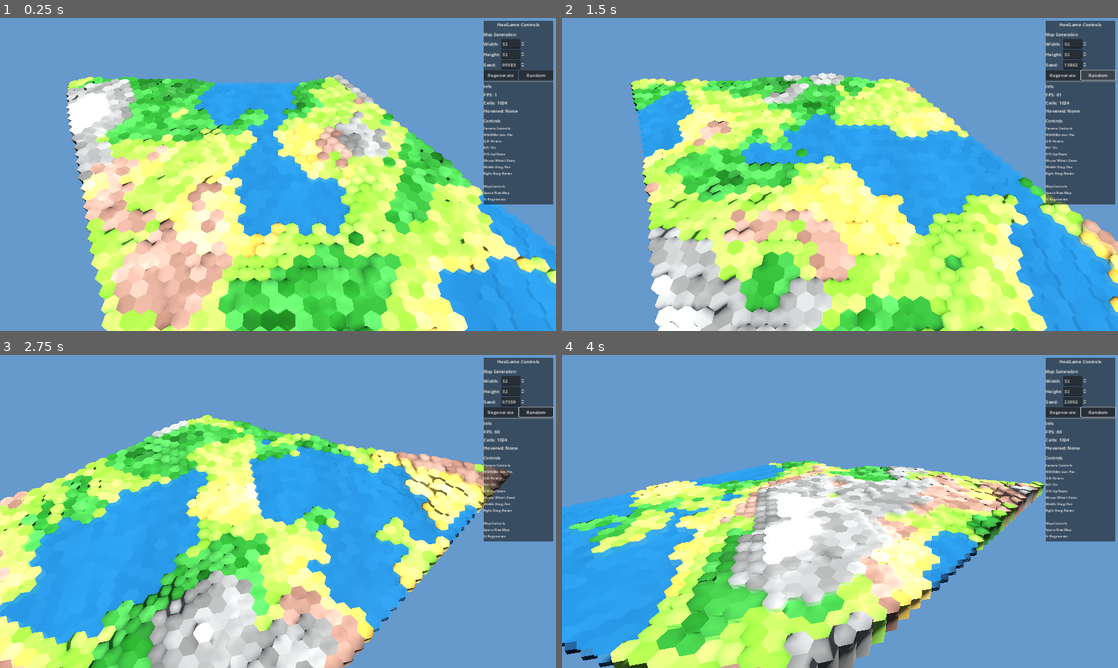
Above: before the commit, frames 1-4 (two rows, left to right).
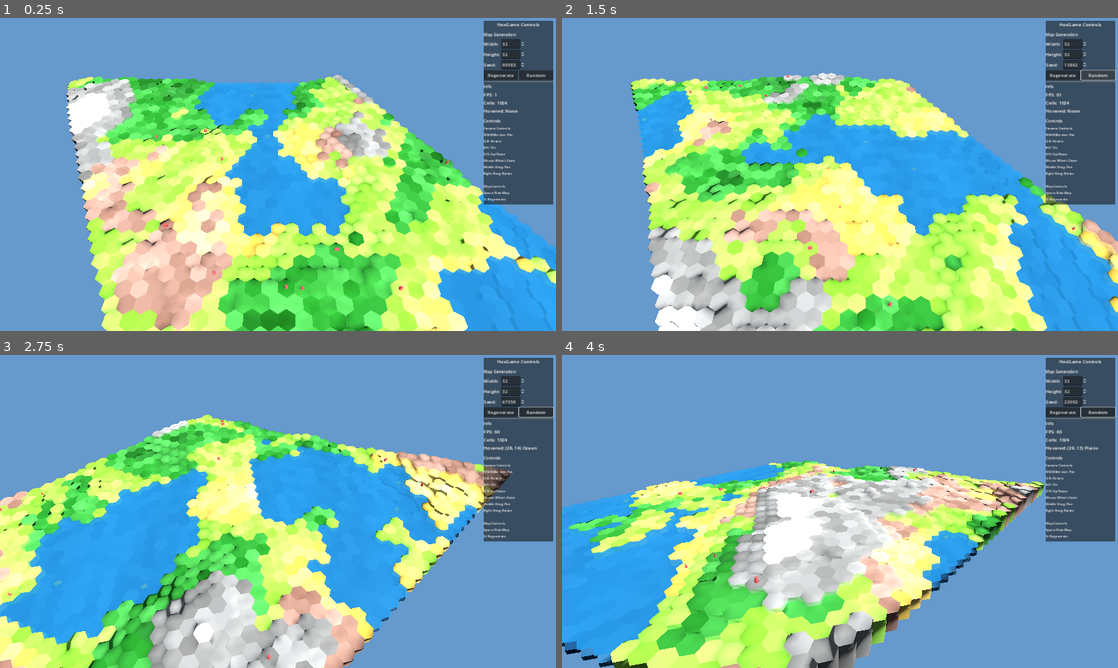
Above: after the commit, the same moments.

Repository: bobum/hexgame
Game: Godot game, scene res://scenes/main.tscn
The game is run twice, just before and just after one commit, with the same random seed, the same clock (stepped at 60 frames per second) and the same inputs.
Inputs (mouse positions are in pixels of both pictures, inside the frame that each line leads up to):
- Up to frame 1 (0.25 s): no input
- Up to frame 2 (1.5 s): click "Regenerate" at 0.5 s; click "Random" at 1.25 s
- Up to frame 3 (2.75 s): tap Enter at 2 s; move the mouse to (400, 495) at 2.02 s; hold D from 2.03 s (still down); hold Q from 2.03 s (still down); click (400, 495) at 2.17 s; tap Space at 2.27 s
- Up to frame 4 (4 s): release D at 2.75 s; release Q at 2.75 s; drag from (728, 527) to (812, 574) at 2.77 s; tap Space at 3.5 s; move the mouse to (895, 442) at 3.52 s; hold D from 3.53 s (still down); hold R from 3.53 s (still down)

The runs differ from the first frame. In frame 1, less than 0.1% of the frame differs, in the area x 27-81%, y 24-88%; in frame 2, less than 0.1%; in frame 3, 0.1%, in the area x 0-97%, y 20-98%; in frame 4, 0.1%.
Error before the commit: Invalid call to function 'get_name' in base 'GDScript'. Expected 0 arguments. (res://src/main.gd:112)

Commit message:
Add unit system with 6 unit types
- Create UnitTypes with Land/Naval/Amphibious domains
- Implement Unit class with stats, movement, and position
- Add UnitManager for unit lifecycle and spatial queries
- Create UnitRenderer with MultiMesh instancing per type
- Units spawn on valid terrain based on domain
- Land: Infantry (cylinder), Cavalry (box), Archer (cone)
- Naval: Galley (small box), Warship (large box)
- Amphibious: Marine (cylinder variant)
- Color coded by player and domain

Co-Authored-By: Claude Opus 4.5 <noreply@anthropic.com>

Diff:
--- a/godot/src/core/types.gd
+++ b/godot/src/core/types.gd
@@ -43,7 +43,7 @@
 	return terrain == Type.OCEAN or terrain == Type.COAST
 
 
-static func get_name(terrain: Type) -> String:
+static func get_terrain_name(terrain: Type) -> String:
 	match terrain:
 		Type.OCEAN: return "Ocean"
 		Type.COAST: return "Coast"
--- a/godot/src/main.gd
+++ b/godot/src/main.gd
@@ -14,6 +14,10 @@
 var current_seed: int = 0
 var game_ui: GameUI
 
+# Unit system
+var unit_manager: UnitManager
+var unit_renderer: UnitRenderer
+
 # Map settings
 var map_width: int = 32
 var map_height: int = 32
@@ -69,6 +73,9 @@
 	# Setup hover system
 	_setup_hover()
 
+	# Setup unit system
+	_setup_units()
+
 
 func _build_terrain() -> void:
 	# Create mesh builder and generate geometry
@@ -109,13 +116,30 @@
 
 func _on_cell_hovered(cell: HexCell) -> void:
 	if game_ui:
-		var terrain_name = TerrainType.get_name(cell.terrain_type)
+		var terrain_name = TerrainType.get_terrain_name(cell.terrain_type)
 		game_ui.set_hovered_hex(cell.q, cell.r, terrain_name)
 
 
 func _on_cell_unhovered() -> void:
 	if game_ui:
 		game_ui.clear_hovered_hex()
+
+
+func _setup_units() -> void:
+	# Create unit manager
+	unit_manager = UnitManager.new(grid)
+
+	# Create unit renderer
+	unit_renderer = UnitRenderer.new()
+	hex_grid_node.add_child(unit_renderer)
+	unit_renderer.setup(unit_manager, grid)
+
+	# Spawn some test units
+	var spawned = unit_manager.spawn_mixed_units(10, 5, 1)
+	print("Spawned %d land units, %d naval units" % [spawned["land"], spawned["naval"]])
+
+	# Build unit meshes
+	unit_renderer.build()
 
 
 func _build_water() -> void:
@@ -139,6 +163,10 @@
 	if water_material:
 		var current_time = water_material.get_shader_parameter("time")
 		water_material.set_shader_parameter("time", current_time + delta)
+
+	# Update unit renderer
+	if unit_renderer:
+		unit_renderer.update()
 
 
 func _center_camera() -> void:
@@ -176,6 +204,10 @@
 		water_instance = null
 		water_material = null
 
+	# Clear units
+	if unit_manager:
+		unit_manager.clear()
+
 	# Regenerate
 	map_generator.generate(grid, current_seed)
 	_build_terrain()
@@ -183,6 +215,14 @@
 	# Update hover with new grid
 	if hex_hover:
 		hex_hover.setup(grid, camera)
+
+	# Respawn units
+	if unit_manager:
+		var spawned = unit_manager.spawn_mixed_units(10, 5, 1)
+		print("Respawned %d land, %d naval units" % [spawned["land"], spawned["naval"]])
+		if unit_renderer:
+			unit_renderer.setup(unit_manager, grid)
+			unit_renderer.build()
 
 
 ## Get the hex cell at a world position (for raycasting)
@@ -206,6 +246,10 @@
 		water_instance = null
 		water_material = null
 
+	# Clear units
+	if unit_manager:
+		unit_manager.clear()
+
 	# Reinitialize grid with new size
 	grid = HexGrid.new(map_width, map_height)
 	grid.initialize()
@@ -217,3 +261,11 @@
 	# Update hover with new grid
 	if hex_hover:
 		hex_hover.setup(grid, camera)
+
+	# Setup new unit manager with new grid
+	unit_manager = UnitManager.new(grid)
+	var spawned = unit_manager.spawn_mixed_units(10, 5, 1)
+	print("Spawned %d land, %d naval units" % [spawned["land"], spawned["naval"]])
+	if unit_renderer:
+		unit_renderer.setup(unit_manager, grid)
+		unit_renderer.build()
--- /dev/null
+++ b/godot/src/units/unit.gd
@@ -0,0 +1,70 @@
+class_name Unit
+extends RefCounted
+## Runtime unit instance data.
+## Matches web UnitData interface.
+
+var id: int = 0
+var type: UnitTypes.Type
+var q: int = 0              # Hex position Q
+var r: int = 0              # Hex position R
+var health: int = 100
+var max_health: int = 100
+var movement: int = 2       # Current movement points this turn
+var max_movement: int = 2   # Movement points per turn
+var attack: int = 10
+var defense: int = 8
+var player_id: int = 0      # 0 = neutral, 1 = player, 2+ = AI
+var has_moved: bool = false
+
+
+func _init(unit_type: UnitTypes.Type = UnitTypes.Type.INFANTRY) -> void:
+	type = unit_type
+	_apply_stats()
+
+
+func _apply_stats() -> void:
+	var stats = UnitTypes.get_stats(type)
+	health = stats["health"]
+	max_health = stats["health"]
+	movement = stats["movement"]
+	max_movement = stats["movement"]
+	attack = stats["attack"]
+	defense = stats["defense"]
+
+
+func reset_movement() -> void:
+	movement = max_movement
+	has_moved = false
+
+
+func spend_movement(cost: int) -> bool:
+	if movement < cost:
+		return false
+	movement -= cost
+	has_moved = true
+	return true
+
+
+func can_move() -> bool:
+	return movement > 0
+
+
+func get_world_position() -> Vector3:
+	var coords = HexCoordinates.new(q, r)
+	return coords.to_world_position(0)
+
+
+func get_type_name() -> String:
+	return UnitTypes.get_name(type)
+
+
+func get_domain() -> UnitTypes.Domain:
+	return UnitTypes.get_domain(type)
+
+
+func can_traverse_land() -> bool:
+	return UnitTypes.can_traverse_land(type)
+
+
+func can_traverse_water() -> bool:
+	return UnitTypes.can_traverse_water(type)
--- /dev/null
+++ b/godot/src/units/unit_manager.gd
@@ -0,0 +1,209 @@
+class_name UnitManager
+extends RefCounted
+## Manages all units in the game.
+## Matches web/src/units/UnitManager.ts
+
+var units: Dictionary = {}  # id -> Unit
+var next_id: int = 1
+var grid: HexGrid
+
+signal unit_created(unit: Unit)
+signal unit_removed(unit_id: int)
+signal unit_moved(unit: Unit, from_q: int, from_r: int)
+
+
+func _init(p_grid: HexGrid) -> void:
+	grid = p_grid
+
+
+## Create a new unit at the specified hex.
+func create_unit(type: UnitTypes.Type, q: int, r: int, player_id: int) -> Unit:
+	# Check if hex is valid
+	var cell = grid.get_cell(q, r)
+	if cell == null:
+		return null
+
+	# Check domain compatibility
+	var is_water = cell.elevation < 0
+	if is_water and not UnitTypes.can_traverse_water(type):
+		return null  # Land unit can't be placed on water
+	if not is_water and not UnitTypes.can_traverse_land(type):
+		return null  # Naval unit can't be placed on land
+
+	# Check if hex is already occupied
+	if get_unit_at(q, r) != null:
+		return null
+
+	# Create unit
+	var unit = Unit.new(type)
+	unit.id = next_id
+	next_id += 1
+	unit.q = q
+	unit.r = r
+	unit.player_id = player_id
+
+	# Add to tracking
+	units[unit.id] = unit
+	unit_created.emit(unit)
+
+	return unit
+
+
+## Remove a unit from the game.
+func remove_unit(unit_id: int) -> bool:
+	if not units.has(unit_id):
+		return false
+
+	units.erase(unit_id)
+	unit_removed.emit(unit_id)
+	return true
+
+
+## Move a unit to a new hex.
+func move_unit(unit_id: int, to_q: int, to_r: int, movement_cost: int = -1) -> bool:
+	var unit = units.get(unit_id)
+	if unit == null:
+		return false
+
+	# Check destination is valid
+	var cell = grid.get_cell(to_q, to_r)
+	if cell == null:
+		return false
+
+	# Check domain compatibility
+	var is_water = cell.elevation < 0
+	if is_water and not unit.can_traverse_water():
+		return false
+	if not is_water and not unit.can_traverse_land():
+		return false
+
+	# Check not occupied
+	if get_unit_at(to_q, to_r) != null:
+		return false
+
+	# Check movement cost if provided
+	if movement_cost >= 0:
+		if unit.movement < movement_cost:
+			return false
+		unit.spend_movement(movement_cost)
+
+	# Store old position
+	var from_q = unit.q
+	var from_r = unit.r
+
+	# Update position
+	unit.q = to_q
+	unit.r = to_r
+
+	unit_moved.emit(unit, from_q, from_r)
+	return true
+
+
+## Reset movement for all units (called at start of turn).
+func reset_all_movement() -> void:
+	for unit in units.values():
+		unit.reset_movement()
+
+
+## Reset movement for units of a specific player.
+func reset_player_movement(player_id: int) -> void:
+	for unit in units.values():
+		if unit.player_id == player_id:
+			unit.reset_movement()
+
+
+## Get unit at a specific hex.
+func get_unit_at(q: int, r: int) -> Unit:
+	for unit in units.values():
+		if unit.q == q and unit.r == r:
+			return unit
+	return null
+
+
+## Get unit by ID.
+func get_unit(id: int) -> Unit:
+	return units.get(id)
+
+
+## Get all units.
+func get_all_units() -> Array[Unit]:
+	var result: Array[Unit] = []
+	for unit in units.values():
+		result.append(unit)
+	return result
+
+
+## Get units for a specific player.
+func get_player_units(player_id: int) -> Array[Unit]:
+	var result: Array[Unit] = []
+	for unit in units.values():
+		if unit.player_id == player_id:
+			result.append(unit)
+	return result
+
+
+## Get unit count.
+func get_unit_count() -> int:
+	return units.size()
+
+
+## Clear all units.
+func clear() -> void:
+	units.clear()
+	next_id = 1
+
+
+## Spawn random land units for testing.
+func spawn_random_units(count: int, player_id: int = 1) -> int:
+	var land_cells: Array = []
+	for cell in grid.get_all_cells():
+		if cell.elevation >= 0:
+			land_cells.append(cell)
+
+	var spawned = 0
+	var land_types = UnitTypes.get_land_types()
+
+	for i in range(count):
+		if land_cells.is_empty():
+			break
+		var idx = randi() % land_cells.size()
+		var cell = land_cells[idx]
+		var type = land_types[randi() % land_types.size()]
+
+		if create_unit(type, cell.q, cell.r, player_id):
+			spawned += 1
+			land_cells.remove_at(idx)
+
+	return spawned
+
+
+## Spawn random naval units for testing.
+func spawn_random_naval_units(count: int, player_id: int = 1) -> int:
+	var water_cells: Array = []
+	for cell in grid.get_all_cells():
+		if cell.elevation < 0:
+			water_cells.append(cell)
+
+	var spawned = 0
+	var naval_types = UnitTypes.get_naval_types()
+
+	for i in range(count):
+		if water_cells.is_empty():
+			break
+		var idx = randi() % water_cells.size()
+		var cell = water_cells[idx]
+		var type = naval_types[randi() % naval_types.size()]
+
+		if create_unit(type, cell.q, cell.r, player_id):
+			spawned += 1
+			water_cells.remove_at(idx)
+
+	return spawned
+
+
+## Spawn a mix of land and naval units for testing.
+func spawn_mixed_units(land_count: int, naval_count: int, player_id: int = 1) -> Dictionary:
+	return {
+		"land": spawn_random_units(land_count, player_id),
+		"naval": spawn_random_naval_units(naval_count, player_id),
+	}
--- /dev/null
+++ b/godot/src/units/unit_renderer.gd
@@ -0,0 +1,275 @@
+class_name UnitRenderer
+extends Node3D
+## Renders units using instanced meshes for performance.
+## Matches web/src/units/UnitRenderer.ts
+
+# Player colors for land units
+const PLAYER_COLORS_LAND: Array[Color] = [
+	Color(0.267, 0.533, 1.0),   # Player 1: Blue
+	Color(1.0, 0.267, 0.267),   # Player 2: Red
+	Color(0.267, 1.0, 0.267),   # Player 3: Green
+	Color(1.0, 0.533, 0.267),   # Player 4: Orange
+]
+
+# Player colors for naval units (yellow tones)
+const PLAYER_COLORS_NAVAL: Array[Color] = [
+	Color(1.0, 1.0, 0.267),     # Player 1: Yellow
+	Color(1.0, 0.8, 0.0),       # Player 2: Gold
+	Color(0.8, 1.0, 0.267),     # Player 3: Lime Yellow
+	Color(1.0, 0.667, 0.0),     # Player 4: Amber
+]
+
+# Amphibious units (cyan tones)
+const PLAYER_COLORS_AMPHIBIOUS: Array[Color] = [
+	Color(0.267, 1.0, 1.0),     # Player 1: Cyan
+	Color(0.0, 0.8, 0.8),       # Player 2: Teal
+	Color(0.267, 0.8, 1.0),     # Player 3: Sky Blue
+	Color(0.0, 1.0, 0.8),       # Player 4: Aqua
+]
+
+const SELECTED_COLOR: Color = Color(1.0, 1.0, 1.0)  # White for selected
+
+var unit_manager: UnitManager
+var grid: HexGrid
+
+# MultiMesh instances per unit type
+var multimeshes: Dictionary = {}  # UnitTypes.Type -> MultiMeshInstance3D
+
+# Instance index -> unit ID mapping per type
+var unit_id_maps: Dictionary = {}  # UnitTypes.Type -> Array[int]
+
+# Selected unit IDs
+var selected_unit_ids: Dictionary = {}  # Set<int>
+
+var needs_rebuild: bool = true
+
+# Cached meshes
+var _infantry_mesh: Mesh
+var _cavalry_mesh: Mesh
+var _archer_mesh: Mesh
+var _galley_mesh: Mesh
+var _warship_mesh: Mesh
+var _marine_mesh: Mesh
+
+
+func _init() -> void:
+	# Pre-create meshes
+	_infantry_mesh = _create_infantry_mesh()
+	_cavalry_mesh = _create_cavalry_mesh()
+	_archer_mesh = _create_archer_mesh()
+	_galley_mesh = _create_galley_mesh()
+	_warship_mesh = _create_warship_mesh()
+	_marine_mesh = _create_marine_mesh()
+
+
+func setup(p_unit_manager: UnitManager, p_grid: HexGrid) -> void:
+	unit_manager = p_unit_manager
+	grid = p_grid
+
+	# Disconnect old signals if reconnecting
+	if unit_manager.unit_created.is_connected(_on_unit_created):
+		unit_manager.unit_created.disconnect(_on_unit_created)
+	if unit_manager.unit_removed.is_connected(_on_unit_removed):
+		unit_manager.unit_removed.disconnect(_on_unit_removed)
+	if unit_manager.unit_moved.is_connected(_on_unit_moved):
+		unit_manager.unit_moved.disconnect(_on_unit_moved)
+
+	# Connect signals
+	unit_manager.unit_created.connect(_on_unit_created)
+	unit_manager.unit_removed.connect(_on_unit_removed)
+	unit_manager.unit_moved.connect(_on_unit_moved)
+
+
+func _on_unit_created(_unit: Unit) -> void:
+	needs_rebuild = true
+
+
+func _on_unit_removed(_unit_id: int) -> void:
+	needs_rebuild = true
+
+
+func _on_unit_moved(_unit: Unit, _from_q: int, _from_r: int) -> void:
+	needs_rebuild = true
+
+
+func build() -> void:
+	_clear_meshes()
+
+	var units = unit_manager.get_all_units()
+
+	# Sort units by type
+	var by_type: Dictionary = {}
+	for unit_type in [UnitTypes.Type.INFANTRY, UnitTypes.Type.CAVALRY, UnitTypes.Type.ARCHER,
+					  UnitTypes.Type.GALLEY, UnitTypes.Type.WARSHIP, UnitTypes.Type.MARINE]:
+		by_type[unit_type] = []
+		unit_id_maps[unit_type] = []
+
+	for unit in units:
+		by_type[unit.type].append(unit)
+
+	# Create multimeshes for each type
+	_create_type_multimesh(UnitTypes.Type.INFANTRY, by_type[UnitTypes.Type.INFANTRY], _infantry_mesh, PLAYER_COLORS_LAND)
+	_create_type_multimesh(UnitTypes.Type.CAVALRY, by_type[UnitTypes.Type.CAVALRY], _cavalry_mesh, PLAYER_COLORS_LAND)
+	_create_type_multimesh(UnitTypes.Type.ARCHER, by_type[UnitTypes.Type.ARCHER], _archer_mesh, PLAYER_COLORS_LAND)
+	_create_type_multimesh(UnitTypes.Type.GALLEY, by_type[UnitTypes.Type.GALLEY], _galley_mesh, PLAYER_COLORS_NAVAL)
+	_create_type_multimesh(UnitTypes.Type.WARSHIP, by_type[UnitTypes.Type.WARSHIP], _warship_mesh, PLAYER_COLORS_NAVAL)
+	_create_type_multimesh(UnitTypes.Type.MARINE, by_type[UnitTypes.Type.MARINE], _marine_mesh, PLAYER_COLORS_AMPHIBIOUS)
+
+	needs_rebuild = false
+
+
+func _clear_meshes() -> void:
+	for mm in multimeshes.values():
+		if mm:
+			mm.queue_free()
+	multimeshes.clear()
+	unit_id_maps.clear()
+
+
+func _create_type_multimesh(unit_type: UnitTypes.Type, units: Array, mesh: Mesh, colors: Array[Color]) -> void:
+	if units.is_empty():
+		multimeshes[unit_type] = null
+		return
+
+	var multimesh = MultiMesh.new()
+	multimesh.transform_format = MultiMesh.TRANSFORM_3D
+	multimesh.use_colors = true
+	multimesh.mesh = mesh
+	multimesh.instance_count = units.size()
+
+	var unit_ids: Array[int] = []
+
+	for i in range(units.size()):
+		var unit: Unit = units[i]
+		unit_ids.append(unit.id)
+
+		# Get position
+		var cell = grid.get_cell(unit.q, unit.r)
+		var world_pos = unit.get_world_position()
+		var elevation = cell.elevation if cell else 0
+		# Position unit slightly above terrain
+		world_pos.y = elevation * HexMetrics.ELEVATION_STEP + 0.25
+
+		# Create transform
+		var transform = Transform3D()
+		transform.origin = world_pos
+		multimesh.set_instance_transform(i, transform)
+
+		# Set color based on player
+		var color = colors[unit.player_id % colors.size()]
+		multimesh.set_instance_color(i, color)
+
+	unit_id_maps[unit_type] = unit_ids
+
+	var instance = MultiMeshInstance3D.new()
+	instance.multimesh = multimesh
+
+	# Create material
+	var material = StandardMaterial3D.new()
+	material.vertex_color_use_as_albedo = true
+	material.shading_mode = BaseMaterial3D.SHADING_MODE_PER_VERTEX
+	instance.material_override = material
+
+	add_child(instance)
+	multimeshes[unit_type] = instance
+
+
+## Infantry: Simple cylinder shape
+func _create_infantry_mesh() -> Mesh:
+	var mesh = CylinderMesh.new()
+	mesh.top_radius = 0.15
+	mesh.bottom_radius = 0.18
+	mesh.height = 0.5
+	mesh.radial_segments = 8
+	return mesh
+
+
+## Cavalry: Box shape (horse-like)
+func _create_cavalry_mesh() -> Mesh:
+	var mesh = BoxMesh.new()
+	mesh.size = Vector3(0.5, 0.35, 0.25)
+	return mesh
+
+
+## Archer: Cone shape (pointed)
+func _create_archer_mesh() -> Mesh:
+	var mesh = CylinderMesh.new()
+	mesh.top_radius = 0.0
+	mesh.bottom_radius = 0.15
+	mesh.height = 0.5
+	mesh.radial_segments = 6
+	return mesh
+
+
+## Galley: Small boat (elongated box)
+func _create_galley_mesh() -> Mesh:
+	var mesh = BoxMesh.new()
+	mesh.size = Vector3(0.6, 0.2, 0.25)
+	return mesh
+
+
+## Warship: Larger boat
+func _create_warship_mesh() -> Mesh:
+	var mesh = BoxMesh.new()
+	mesh.size = Vector3(0.7, 0.3, 0.35)
+	return mesh
+
+
+## Marine: Similar to infantry but distinctive
+func _create_marine_mesh() -> Mesh:
+	var mesh = CylinderMesh.new()
+	mesh.top_radius = 0.12
+	mesh.bottom_radius = 0.2
+	mesh.height = 0.45
+	mesh.radial_segments = 6
+	return mesh
+
+
+func set_selected_units(ids: Array[int]) -> void:
+	selected_unit_ids.clear()
+	for id in ids:
+		selected_unit_ids[id] = true
+	_apply_selection_colors()
+
+
+func _apply_selection_colors() -> void:
+	_update_type_colors(UnitTypes.Type.INFANTRY, PLAYER_COLORS_LAND)
+	_update_type_colors(UnitTypes.Type.CAVALRY, PLAYER_COLORS_LAND)
+	_update_type_colors(UnitTypes.Type.ARCHER, PLAYER_COLORS_LAND)
+	_update_type_colors(UnitTypes.Type.GALLEY, PLAYER_COLORS_NAVAL)
+	_update_type_colors(UnitTypes.Type.WARSHIP, PLAYER_COLORS_NAVAL)
+	_update_type_colors(UnitTypes.Type.MARINE, PLAYER_COLORS_AMPHIBIOUS)
+
+
+func _update_type_colors(unit_type: UnitTypes.Type, colors: Array[Color]) -> void:
+	var instance = multimeshes.get(unit_type)
+	if instance == null:
+		return
+
+	var unit_ids = unit_id_maps.get(unit_type, [])
+	if unit_ids.is_empty():
+		return
+
+	var mm = instance.multimesh
+	for i in range(unit_ids.size()):
+		var unit_id = unit_ids[i]
+		var unit = unit_manager.get_unit(unit_id)
+		if unit == null:
+			continue
+
+		var color: Color
+		if selected_unit_ids.has(unit_id):
+			color = SELECTED_COLOR
+		else:
+			color = colors[unit.player_id % colors.size()]
+
+		mm.set_instance_color(i, color)
+
+
+func update() -> void:
+	if needs_rebuild:
+		build()
+
+
+func mark_dirty() -> void:
+	needs_rebuild = true
--- /dev/null
+++ b/godot/src/units/unit_types.gd
@@ -0,0 +1,112 @@
+class_name UnitTypes
+extends RefCounted
+## Unit type definitions, stats, and domain classifications.
+## Matches web/src/units/UnitTypes.ts
+
+## Domain determines where a unit can move.
+enum Domain {
+	LAND,        # Can only move on land (elevation >= 0, not water)
+	NAVAL,       # Can only move on water (elevation < 0)
+	AMPHIBIOUS,  # Can move on both land and water
+}
+
+## All available unit types.
+enum Type {
+	# Land units
+	INFANTRY,
+	CAVALRY,
+	ARCHER,
+	# Naval units
+	GALLEY,
+	WARSHIP,
+	# Amphibious units
+	MARINE,
+}
+
+## Static stats for each unit type.
+const STATS: Dictionary = {
+	Type.INFANTRY: {
+		"domain": Domain.LAND,
+		"health": 100,
+		"movement": 2,
+		"attack": 10,
+		"defense": 8,
+		"name": "Infantry",
+		"description": "Basic land unit. Slow but sturdy.",
+	},
+	Type.CAVALRY: {
+		"domain": Domain.LAND,
+		"health": 80,
+		"movement": 4,
+		"attack": 12,
+		"defense": 5,
+		"name": "Cavalry",
+		"description": "Fast land unit. Good for flanking.",
+	},
+	Type.ARCHER: {
+		"domain": Domain.LAND,
+		"health": 60,
+		"movement": 2,
+		"attack": 15,
+		"defense": 3,
+		"name": "Archer",
+		"description": "Ranged land unit. High attack, low defense.",
+	},
+	Type.GALLEY: {
+		"domain": Domain.NAVAL,
+		"health": 80,
+		"movement": 3,
+		"attack": 8,
+		"defense": 6,
+		"name": "Galley",
+		"description": "Light naval unit. Fast and maneuverable.",
+	},
+	Type.WARSHIP: {
+		"domain": Domain.NAVAL,
+		"health": 150,
+		"movement": 2,
+		"attack": 20,
+		"defense": 12,
+		"name": "Warship",
+		"description": "Heavy naval unit. Slow but powerful.",
+	},
+	Type.MARINE: {
+		"domain": Domain.AMPHIBIOUS,
+		"health": 70,
+		"movement": 2,
+		"attack": 8,
+		"defense": 6,
+		"name": "Marine",
+		"description": "Amphibious unit. Can move on land and water.",
+	},
+}
+
+
+static func get_stats(unit_type: Type) -> Dictionary:
+	return STATS.get(unit_type, {})
+
+
+static func get_domain(unit_type: Type) -> Domain:
+	return STATS[unit_type]["domain"]
+
+
+static func get_name(unit_type: Type) -> String:
+	return STATS[unit_type]["name"]
+
+
+static func can_traverse_land(unit_type: Type) -> bool:
+	var domain = get_domain(unit_type)
+	return domain == Domain.LAND or domain == Domain.AMPHIBIOUS
+
+
+static func can_traverse_water(unit_type: Type) -> bool:
+	var domain = get_domain(unit_type)
+	return domain == Domain.NAVAL or domain == Domain.AMPHIBIOUS
+
+
+static func get_land_types() -> Array[Type]:
+	return [Type.INFANTRY, Type.CAVALRY, Type.ARCHER]
+
+
+static func get_naval_types() -> Array[Type]:
+	return [Type.GALLEY, Type.WARSHIP]
